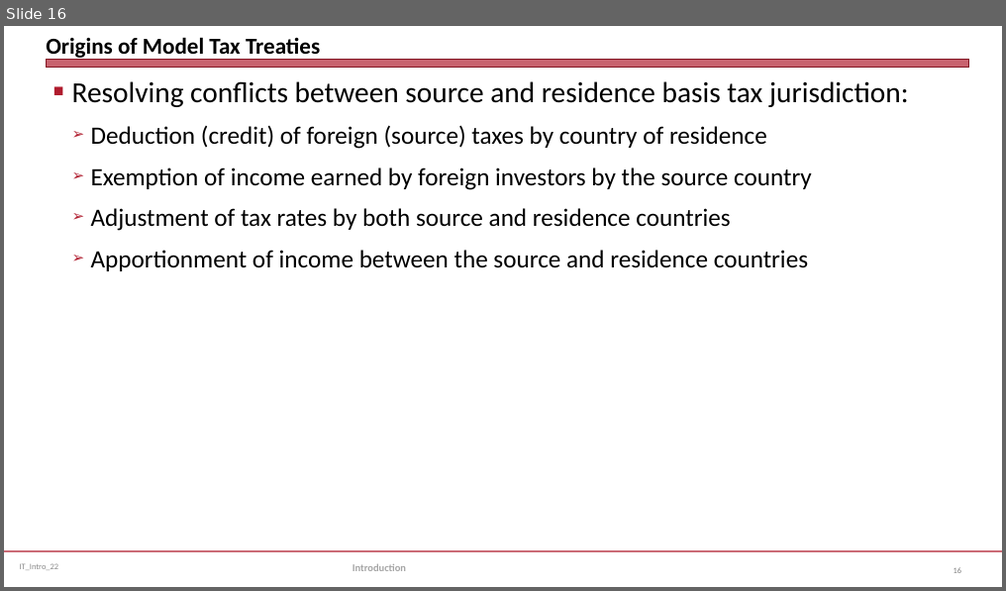
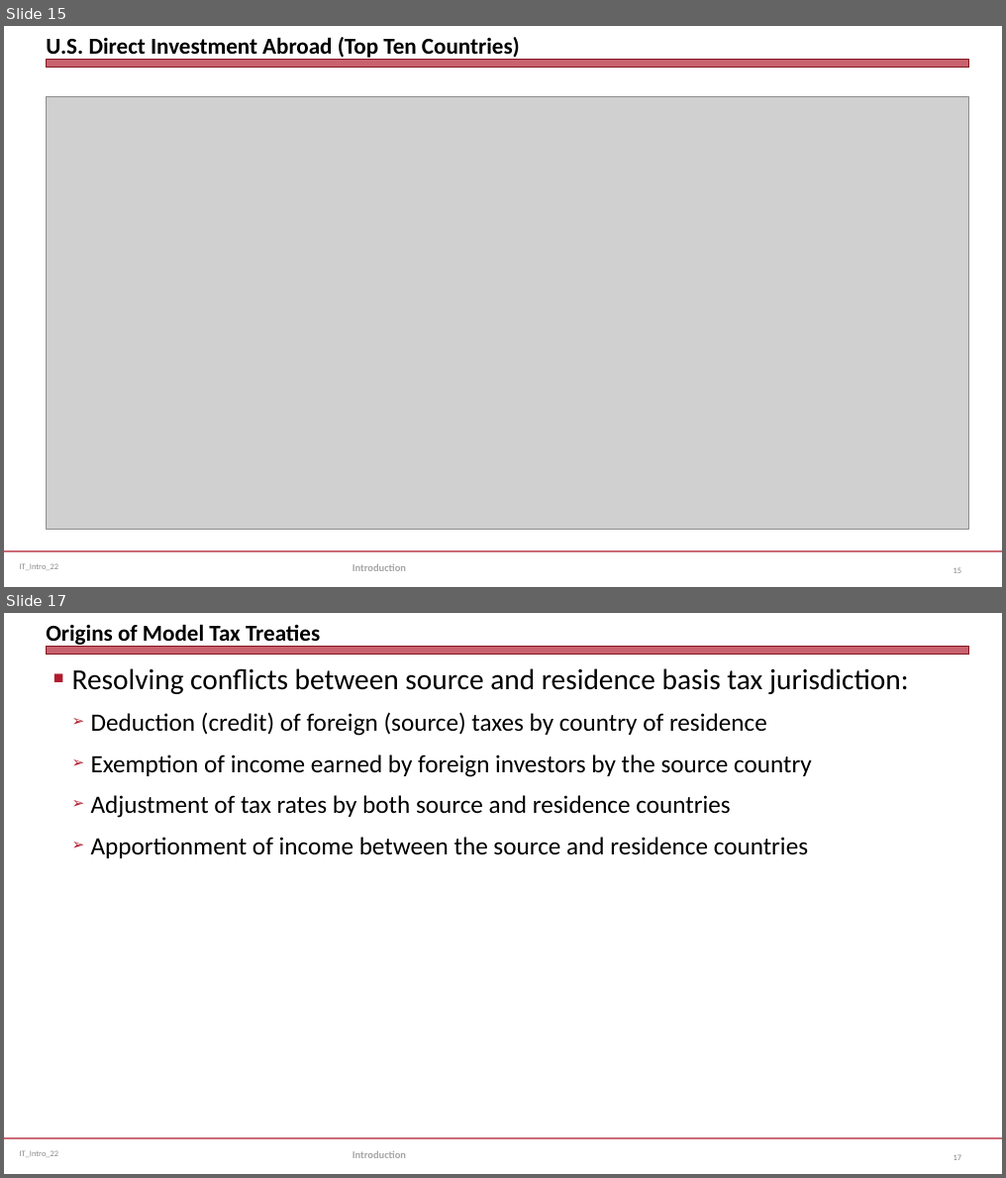
Before and after one commit to jmc877/International-Tax, a slide deck: slides/IT_Intro_22.pptx. Shown one above the other, each under a label of ours: slide 16 before the commit, slides 15 and 17 after it; the slides between them are not shown. The pictures are 1006x591 and 1006x1178 pixels, drawn with LibreOffice and Linux fonts; fonts in the diff are those of the drawing; grey boxes stand for pictures. Boxes give left, top, right and bottom in pixels: in the first picture for what was removed or moved away, otherwise in the second. Text is boxed around its words. In the diff, an @@ line names an element or a change of style, - is before the commit and + after.

```diff
--- a/slides/IT_Intro_22.pptx
+++ b/slides/IT_Intro_22.pptx
@@ slide 15 added at (4,26,1002,587), background #FFFFFF; not listed: 3 template elements that a slide beside it also shows @@
@@ title added at (46,37,520,61), 22 pt, text #000000, bold @@
+U.S. Direct Investment Abroad (Top Ten Countries)
@@ picture added at (46,97,969,530) @@
@@ text added at (352,565,406,571), 10 pt, text #A6A6A6, bold @@
+Introduction
@@ page number added at (953,568,961,573), 8 pt, text #808080 @@
+15
@@ what was slide 16 is now slide 17 @@
```
Also in this commit, not shown: 7 slides changed, 1 other file.
